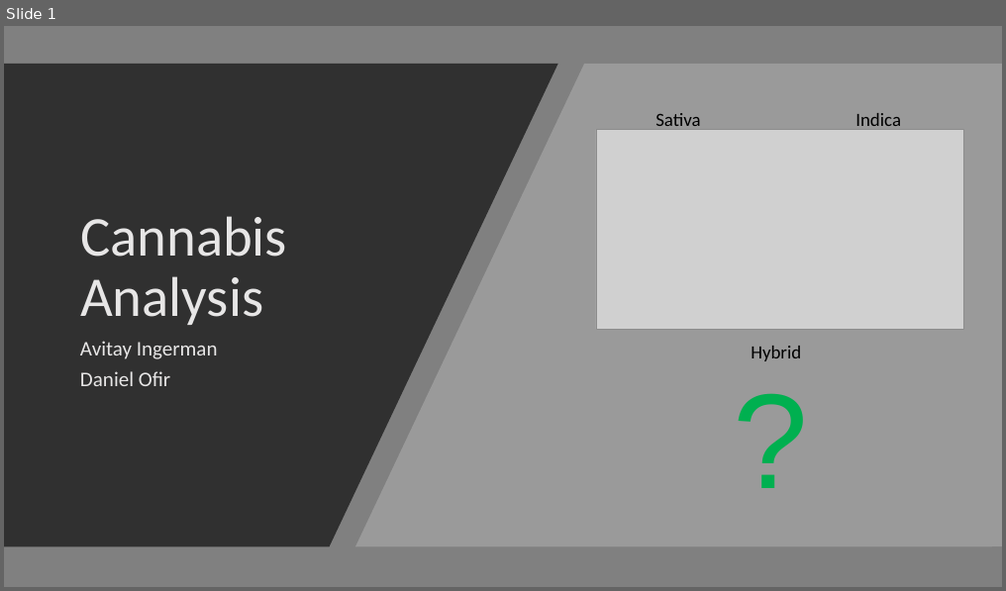
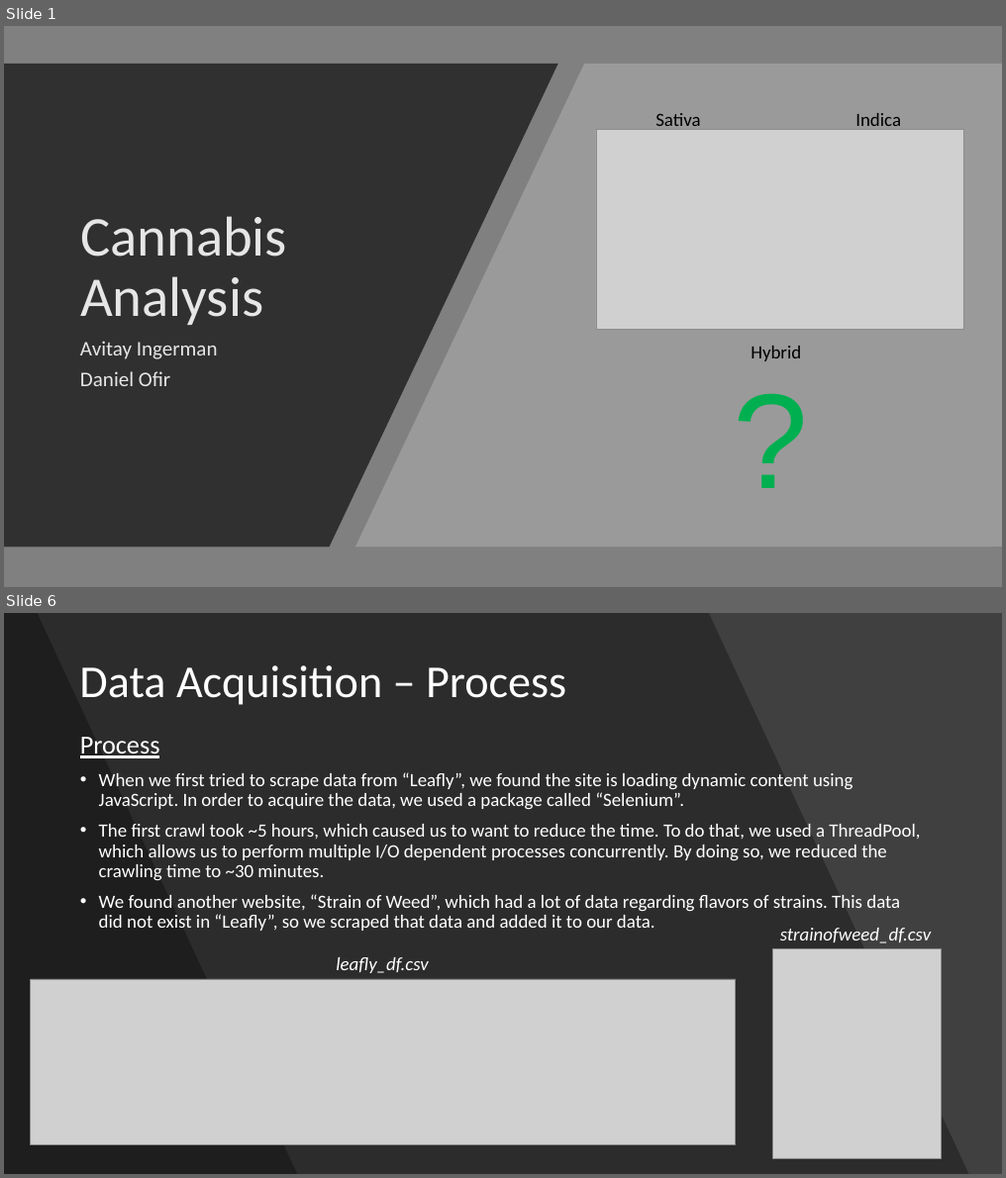
Before and after one commit to DanielOfir/Cannabis-Analysis, a slide deck: Cannabis Analysis.pptx. Shown one above the other, each under a label of ours: slide 1 before the commit, slides 1 and 6 after it; the slides between them are not shown. The pictures are 1006x591 and 1006x1178 pixels, drawn with LibreOffice and Linux fonts; fonts in the diff are those of the drawing; grey boxes stand for pictures. Boxes give left, top, right and bottom in pixels: in the first picture for what was removed or moved away, otherwise in the second. Text is boxed around its words. In the diff, an @@ line names an element or a change of style, - is before the commit and + after.

```diff
--- a/Cannabis Analysis.pptx
+++ b/Cannabis Analysis.pptx
@@ slide 6 added at bbox=[4, 613, 1002, 1174], background #404040 @@
@@ freeform shape added at bbox=[4, 613, 969, 1174], fill #000000 at 30% opacity @@
@@ freeform shape added at bbox=[4, 613, 297, 1174], fill #000000 at 30% opacity @@
@@ title added at bbox=[79, 665, 566, 705], 44 pt, text #FFFFFF @@
+Data Acquisition – Process
@@ text added at bbox=[80, 737, 920, 931], 18 pt, text #FFFFFF @@
+Process
+• When we first tried to scrape data from “Leafly”, we found the site is loading dynamic content using JavaScript. In order to acquire the data, we used a package called “Selenium”.
+• The first crawl took ~5 hours, which caused us to want to reduce the time. To do that, we used a ThreadPool, which allows us to perform multiple I/O dependent processes concurrently. By doing so, we reduced the crawling time to ~30 minutes.
+• We found another website, “Strain of Weed”, which had a lot of data regarding flavors of strains. This data did not exist in “Leafly”, so we scraped that data and added it to our data.
@@ text added at bbox=[780, 928, 931, 944], 18 pt, text #FFFFFF, italic @@
+strainofweed_df.csv
@@ text added at bbox=[336, 958, 429, 973], 18 pt, text #FFFFFF, italic @@
+leafly_df.csv
@@ picture added at bbox=[773, 950, 942, 1158] @@
@@ picture added at bbox=[30, 979, 736, 1145] @@
```
Also in this commit, not shown: 2 slides changed, 11 other slides added, 8 other files.
